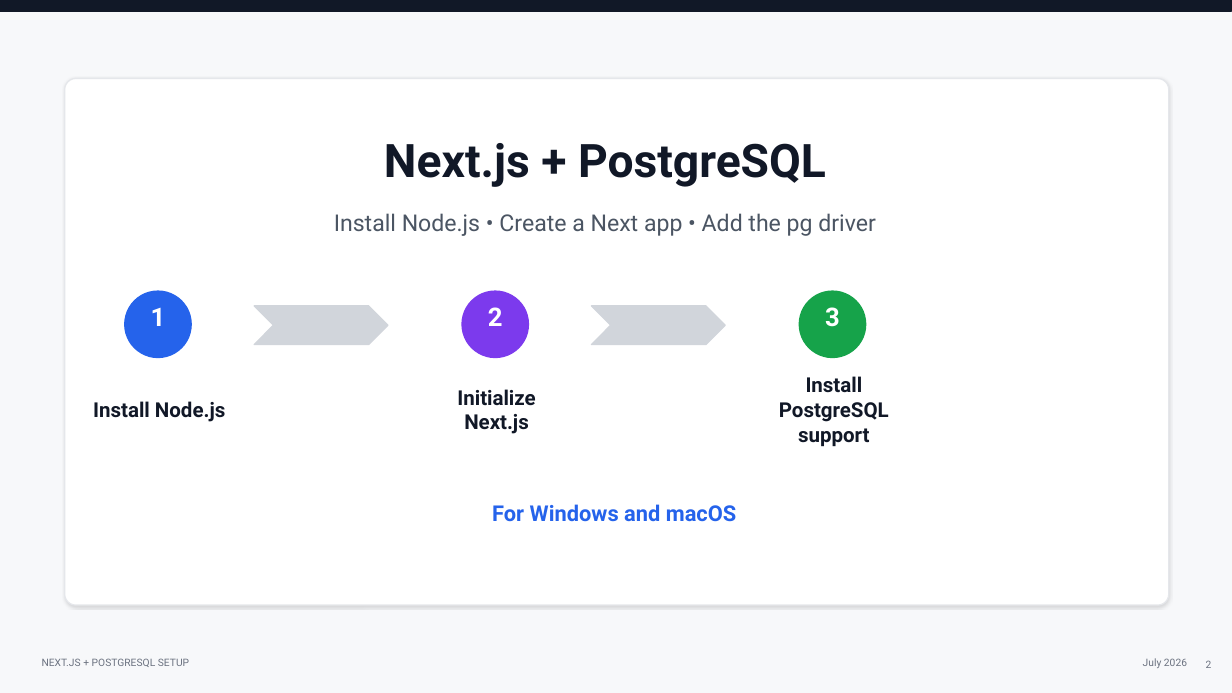
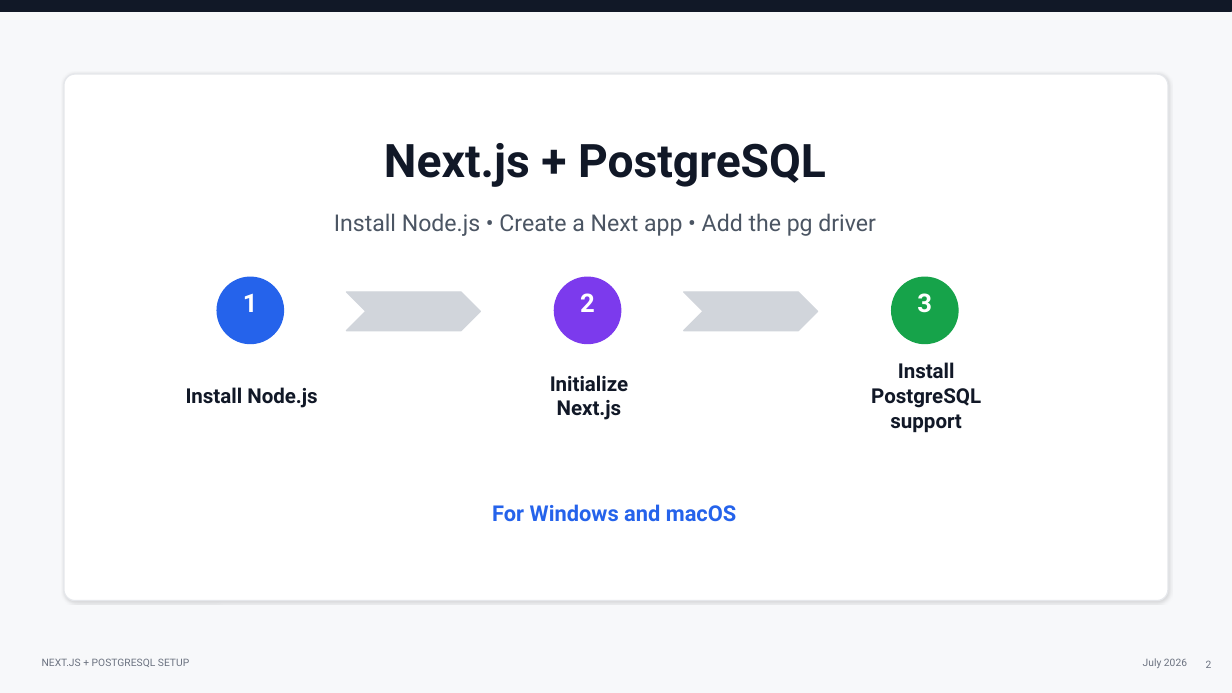
Before and after one commit to watswat5/DBToolTalk, a slide deck: slide 2 of nextjs_postgresql_setup_updated.pptx. Drawn at 1232x693 pixels with LibreOffice and Linux fonts; fonts in the diff are those of the drawing. Boxes give left, top, right and bottom in pixels: in the first picture for what was removed or moved away, otherwise in the second. Text is boxed around its words. In the diff, an @@ line names an element or a change of style, - is before the commit and + after.

Commit message:
Updated powerpoint

```diff
--- a/nextjs_postgresql_setup_updated.pptx
+++ b/nextjs_postgresql_setup_updated.pptx
@@ rounded rectangle: place and size @@
-rounded rectangle at (65,79,1169,605)
+rounded rectangle at (64,74,1168,601)
@@ 4 texts, 2 ellipses, 1 chevron: place and size @@
-4 texts, 2 ellipses, 1 chevron at (93,291,889,447)
+4 texts, 2 ellipses, 1 chevron at (186,277,981,433)
@@ 2 texts, 1 ellipse, 1 chevron: place and size @@
-2 texts, 1 ellipse, 1 chevron at (125,291,726,434)
+2 texts, 1 ellipse, 1 chevron at (217,277,818,420)
```
Also in this commit, not shown: 1 other slide changed, 1 slide added.
